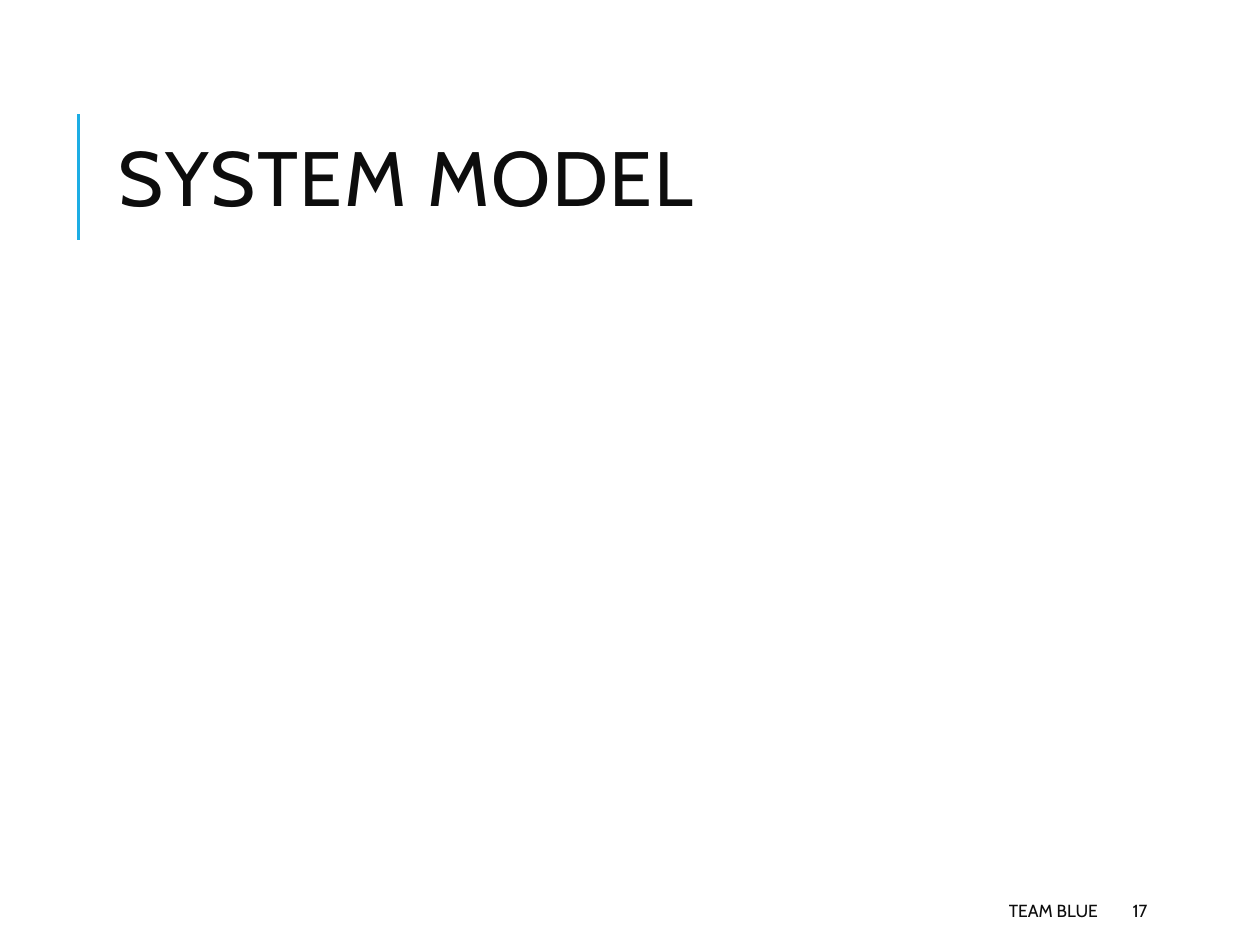
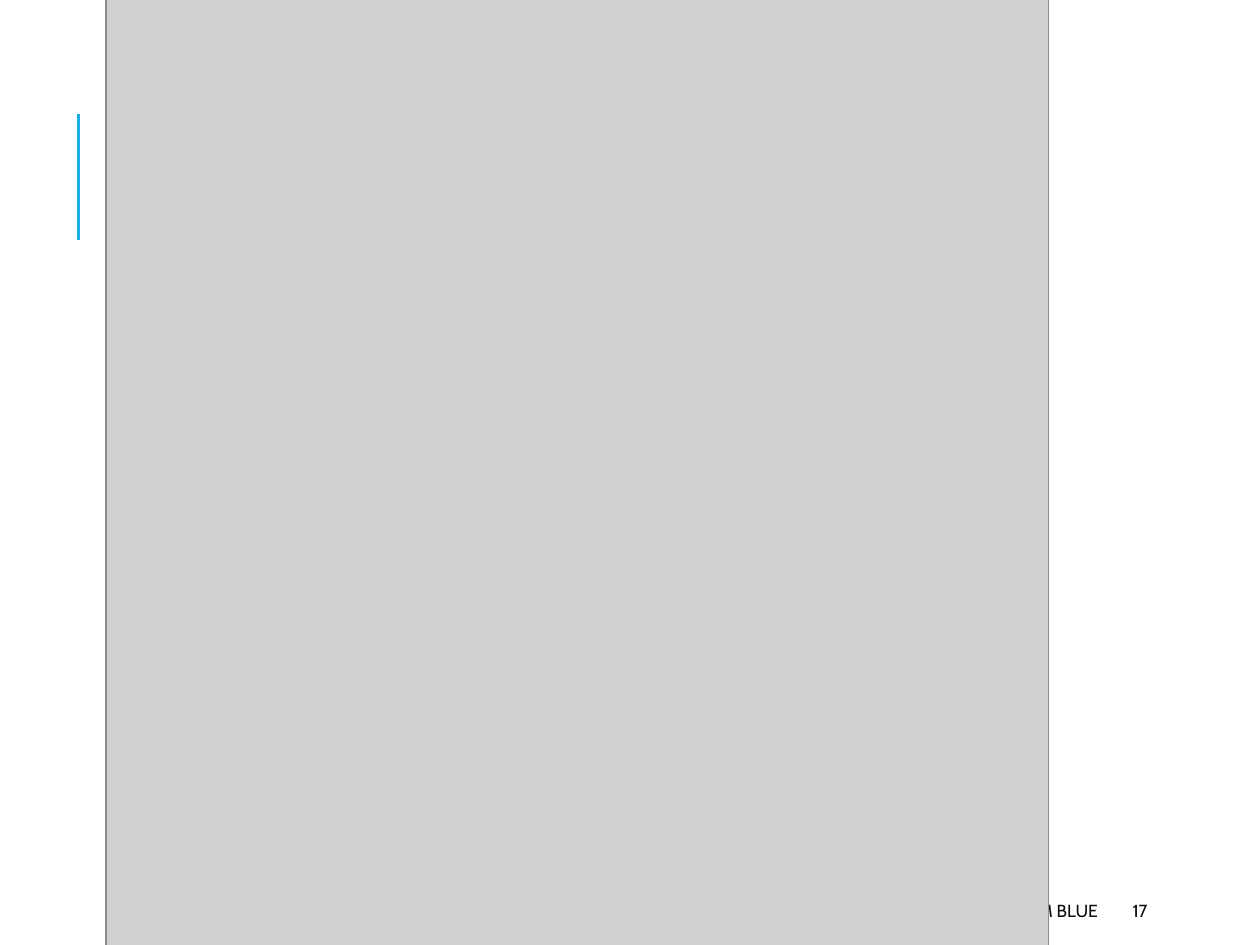
Before and after one commit to Hyferion/ch.bfh.bti7081.s2018.blue, a slide deck: slide 17 of Docs/task02/Task 2.pptx. Drawn at 1260x945 pixels with LibreOffice and Linux fonts; fonts in the diff are those of the drawing; grey boxes stand for pictures. Boxes give left, top, right and bottom in pixels: in the first picture for what was removed or moved away, otherwise in the second. Text is boxed around its words. In the diff, an @@ line names an element or a change of style, - is before the commit and + after.

Commit message:
ppt

```diff
--- a/Docs/task02/Task 2.pptx
+++ b/Docs/task02/Task 2.pptx
@@ picture added at [106,0,1048,945] @@
@@ title removed at [118,151,692,207] @@
-SYSTEM MODEL
```
Also in this commit, not shown: 2 other slides changed.
